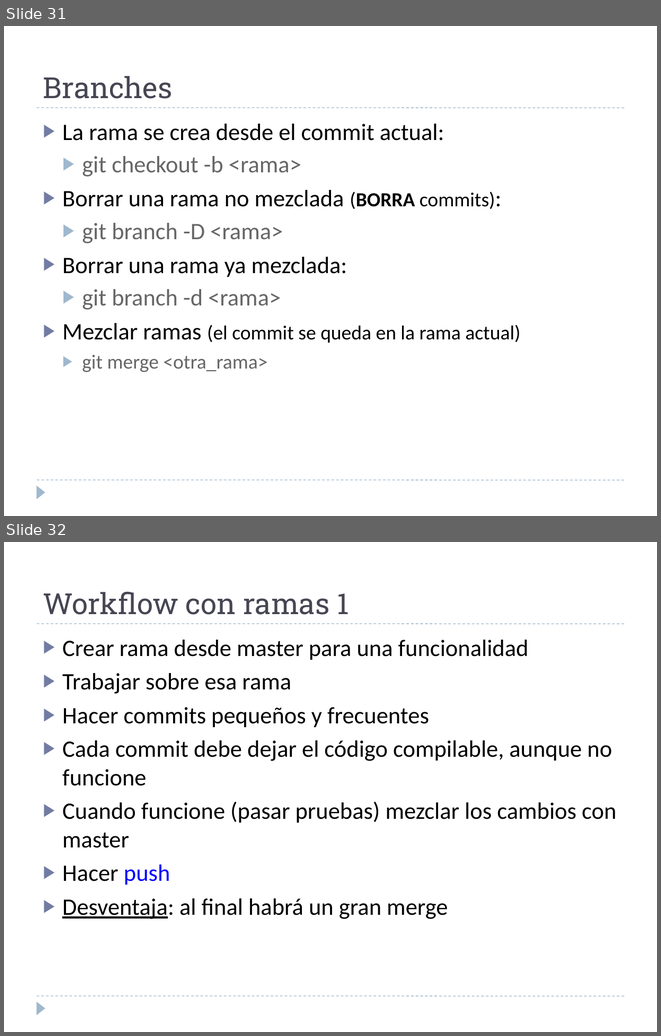
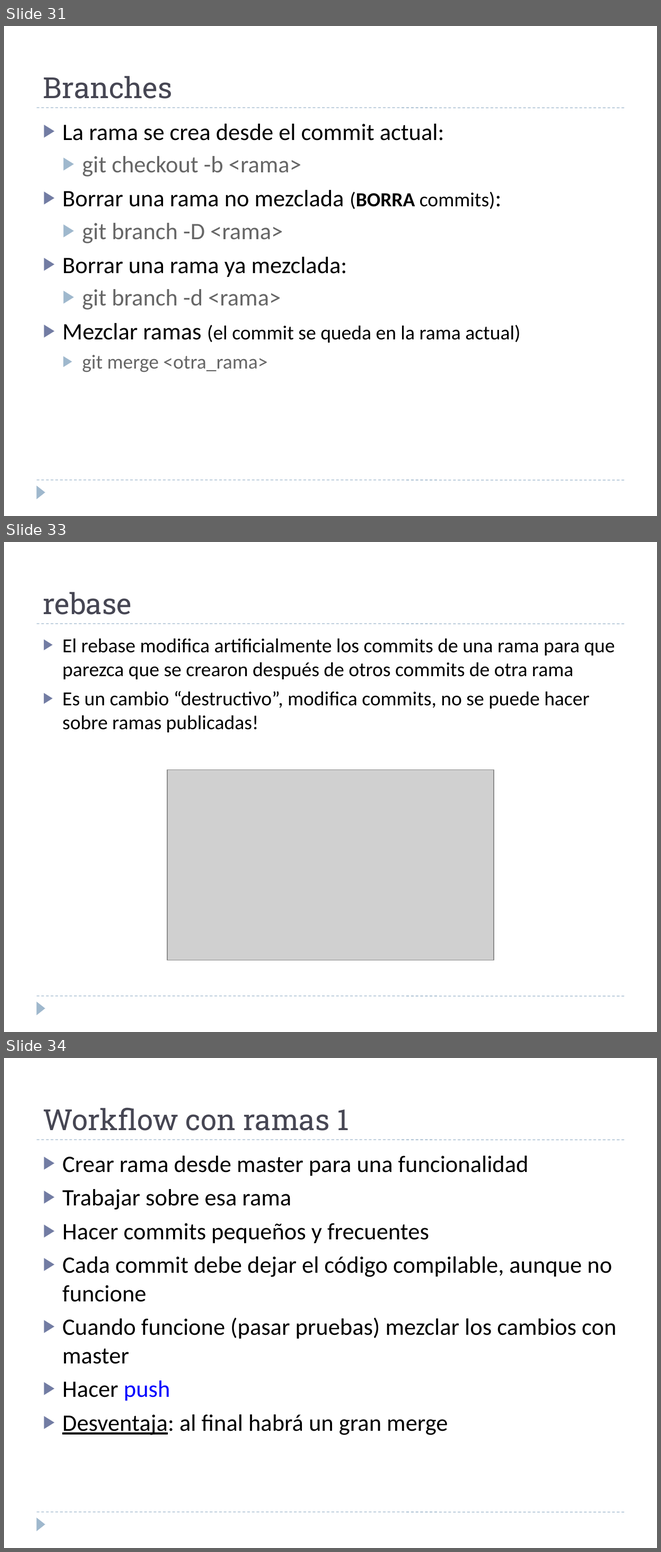
Before and after one commit to martina-if/curso_git, a slide deck: GIT.ppt. Shown one above the other, each under a label of ours: slides 31 and 32 before the commit, slides 31, 33 and 34 after it; the slides between them are not shown. The pictures are 661x1036 and 661x1552 pixels, drawn with LibreOffice and Linux fonts; fonts in the diff are those of the drawing; grey boxes stand for pictures. Boxes give left, top, right and bottom in pixels: in the first picture for what was removed or moved away, otherwise in the second. Text is boxed around its words. In the diff, an @@ line names an element or a change of style, - is before the commit and + after.

Commit message:
meto dibujos merge, rebase, etc

```diff
--- a/GIT.ppt
+++ b/GIT.ppt
@@ slide 33 added at <box>4,542,657,1032</box>, background #FFFFFF; not listed: 3 template elements that a slide beside it also shows @@
@@ text added at <box>43,592,132,615</box>, 32 pt, text #464653 @@
+rebase
@@ text added at <box>62,638,615,732</box>, 22 pt, text #000000 @@
+▶ El rebase modifica artificialmente los commits de una rama para que parezca que se crearon después de otros commits de otra rama
+▶ Es un cambio “destructivo”, modifica commits, no se puede hacer sobre ramas publicadas!
@@ picture added at <box>167,769,494,960</box> @@
@@ what was slide 32 is now slide 34 @@
```
Also in this commit, not shown: 5 slides changed, 8 other slides added.
